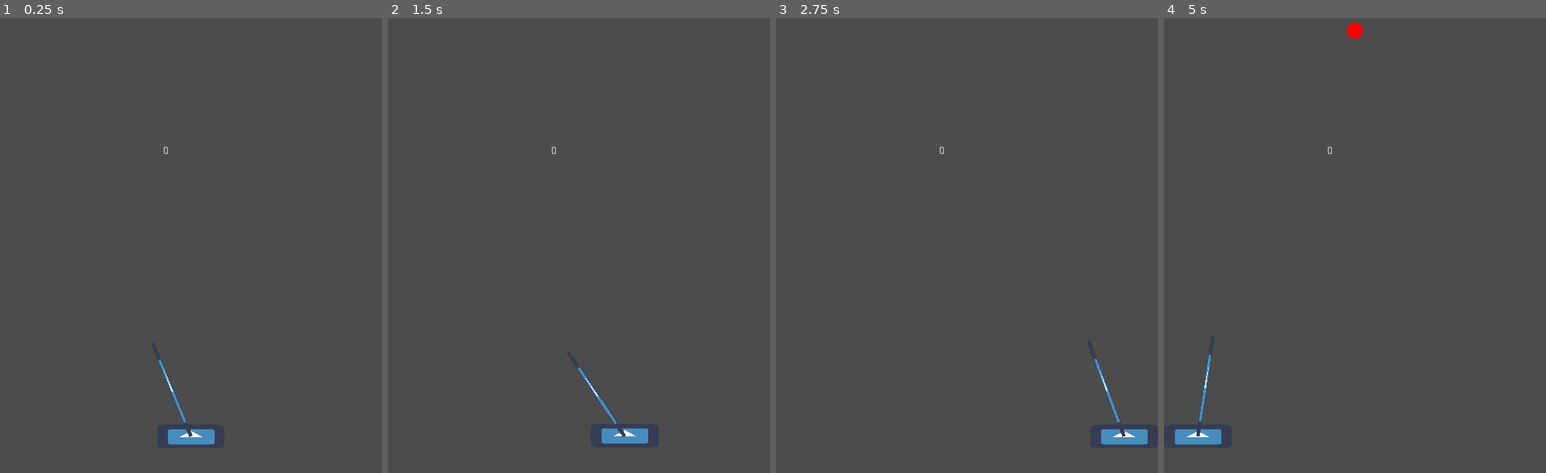
Above: before the commit, frames 1-4 (left to right).
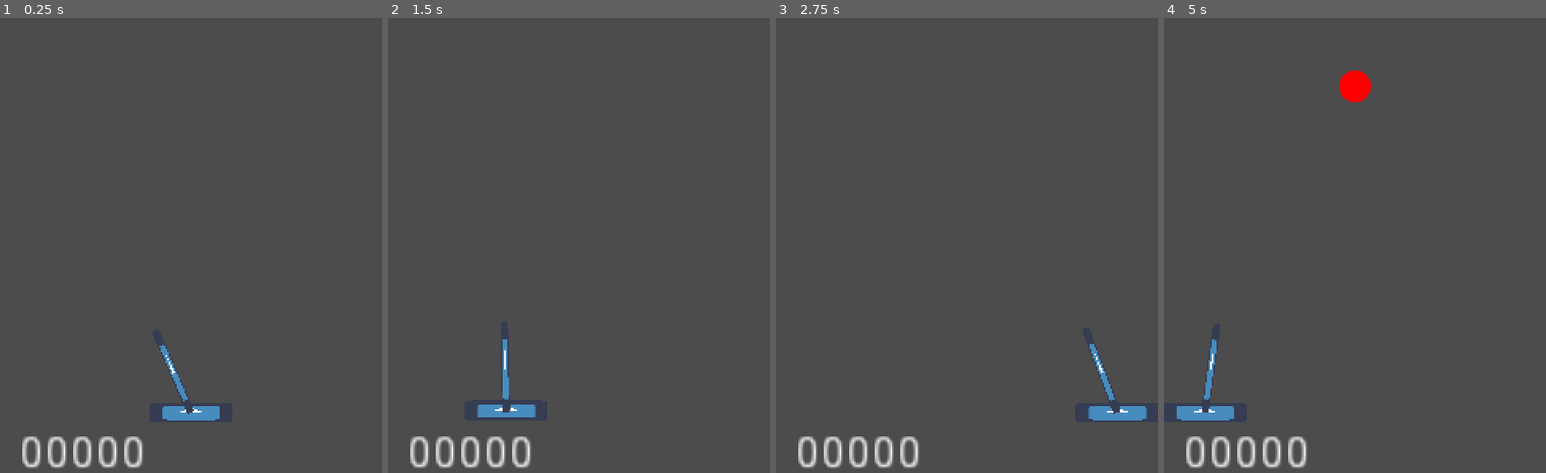
Above: after the commit, the same moments.

Repository: leogeier/impact_juggling
Game: Godot game, scene res://Main/Main.tscn
The game is run twice, just before and just after one commit, with the same random seed, the same clock (stepped at 60 frames per second) and the same inputs. The engine's default icon, where the game draws it, is replaced by a stand-in: a white triangle on a blue panel in a dark square.
Inputs (mouse positions are in pixels of both pictures, inside the frame that each line leads up to):
- Up to frame 1 (0.25 s): no input
- Up to frame 2 (1.5 s): tap Enter at 0.5 s; move the mouse to (663, 204) at 0.52 s; hold Right (ui_right) 0.53-1.28 s; tap Space (fire) at 0.6, 1.25, 1.35 s; move the mouse to (502, 254) at 1.27 s; hold Left (ui_left) from 1.28 s (still down)
- Up to frame 3 (2.75 s): move the mouse to (1005, 118) at 2.02 s; release Left (ui_left) at 2.03 s; hold Right (ui_right) from 2.03 s (still down); tap Space (fire) at 2.1 s
- Up to frame 4 (5 s): move the mouse to (1335, 331) at 2.77 s; tap Space (fire) at 2.85, 3.6, 4.35 s; tap Enter at 3.5 s; move the mouse to (1469, 304) at 3.52 s; release Right (ui_right) at 3.53 s; hold Left (ui_left) from 3.53 s (still down); move the mouse to (1240, 154) at 4.27 s

The runs differ from the first frame. In frame 1, 2.2% of the frame differs, in the area x 5-58%, y 28-99%; in frame 2, 2.2%; in frame 3, 2.1%; in frame 4, 2.7%, in the area x 2-55%, y 1-99%.

Commit message:
reduce resolution

Diff:
--- a/ld-47/Ball/Ball.gd
+++ b/ld-47/Ball/Ball.gd
@@ -1,7 +1,7 @@
 extends KinematicBody2D
 
-export var gravity = 9
-export var max_speed = 12
+export var gravity = 4.5
+export var max_speed = 6
 
 var velocity = Vector2()
 
--- a/ld-47/Collectible/Collectible.tscn
+++ b/ld-47/Collectible/Collectible.tscn
@@ -4,13 +4,13 @@
 [ext_resource path="res://Collectible/Collectible.png" type="Texture" id=2]
 
 [sub_resource type="CircleShape2D" id=1]
-radius = 30.0
+radius = 14.5516
 
 [node name="Collectible" type="Area2D"]
 script = ExtResource( 1 )
 
 [node name="Collectible" type="Sprite" parent="."]
-scale = Vector2( 1.16935, 1.16935 )
+scale = Vector2( 0.578568, 0.578568 )
 texture = ExtResource( 2 )
 
 [node name="CollisionShape2D" type="CollisionShape2D" parent="."]
--- a/ld-47/DirArrow/DirArrow.tscn
+++ b/ld-47/DirArrow/DirArrow.tscn
@@ -7,6 +7,6 @@
 script = ExtResource( 2 )
 
 [node name="icon" type="Sprite" parent="."]
-position = Vector2( 0, -64 )
-scale = Vector2( 0.0385782, 1 )
+position = Vector2( 0, -28.2932 )
+scale = Vector2( 0.0385782, 0.442082 )
 texture = ExtResource( 1 )
--- a/ld-47/Main/Main.tscn
+++ b/ld-47/Main/Main.tscn
@@ -21,10 +21,10 @@
 script = ExtResource( 6 )
 
 [node name="Paddle" parent="." instance=ExtResource( 1 )]
-position = Vector2( 240, 580 )
+position = Vector2( 120, 275 )
 
 [node name="BallSpawner" parent="." instance=ExtResource( 2 )]
-position = Vector2( 240, 70 )
+position = Vector2( 120, 70 )
 
 [node name="Left Wall" parent="." instance=ExtResource( 3 )]
 position = Vector2( -10, 320 )
@@ -33,7 +33,7 @@
 shape = SubResource( 1 )
 
 [node name="Right Wall" parent="." instance=ExtResource( 3 )]
-position = Vector2( 490, 320 )
+position = Vector2( 250, 320 )
 
 [node name="CollisionShape2D" type="CollisionShape2D" parent="Right Wall"]
 shape = SubResource( 1 )
@@ -46,13 +46,15 @@
 shape = SubResource( 2 )
 
 [node name="ScoreDisplay" parent="." instance=ExtResource( 4 )]
-position = Vector2( 204.471, 214.479 )
+position = Vector2( 11.7164, 287.85 )
 
 [node name="BallDetector" parent="." instance=ExtResource( 5 )]
-position = Vector2( 240, 680 )
+position = Vector2( 240, 360 )
 
 [node name="CollisionShape2D" type="CollisionShape2D" parent="BallDetector"]
+position = Vector2( -0.833618, 0 )
 shape = SubResource( 3 )
 
 [node name="CollectibleSpawner" parent="." instance=ExtResource( 7 )]
-position = Vector2( 240, 240 )
+position = Vector2( 120, 120 )
+extent = Vector2( 100, 100 )
--- a/ld-47/Paddle/Paddle.tscn
+++ b/ld-47/Paddle/Paddle.tscn
@@ -5,7 +5,7 @@
 [ext_resource path="res://DirArrow/DirArrow.tscn" type="PackedScene" id=3]
 
 [sub_resource type="RectangleShape2D" id=1]
-extents = Vector2( 42.5585, 14.9174 )
+extents = Vector2( 25.6502, 6.52312 )
 
 [node name="Paddle" type="KinematicBody2D" groups=[
 "reflectable",
@@ -14,7 +14,7 @@
 script = ExtResource( 2 )
 
 [node name="icon" type="Sprite" parent="."]
-scale = Vector2( 0.658658, 0.229775 )
+scale = Vector2( 0.405652, 0.101155 )
 texture = ExtResource( 1 )
 
 [node name="DirArrow" parent="." instance=ExtResource( 3 )]
--- a/ld-47/Score/ScoreDisplay.gd
+++ b/ld-47/Score/ScoreDisplay.gd
@@ -1,7 +1,11 @@
 extends Node2D
 
 func update_score():
-	$Label.text = String(ScoreTracker.score)
+	var text = String(ScoreTracker.score)
+	if text.length() < 5:
+		for i in range(5 - text.length()):
+			text = "0" + text
+	$Label.text = text
 
 func _ready():
 	ScoreTracker.connect("score_changed", self, "update_score")
--- a/ld-47/Score/ScoreDisplay.tscn
+++ b/ld-47/Score/ScoreDisplay.tscn
@@ -8,6 +8,8 @@
 [node name="Label" type="Label" parent="."]
 margin_right = 40.0
 margin_bottom = 14.0
+rect_scale = Vector2( 2, 2 )
+text = "00000"
 __meta__ = {
 "_edit_use_anchors_": false
 }
--- a/ld-47/project.godot
+++ b/ld-47/project.godot
@@ -25,8 +25,10 @@
 
 [display]
 
-window/size/width=480
-window/size/height=640
+window/size/width=240
+window/size/height=320
+window/size/test_width=480
+window/size/test_height=640
 window/stretch/mode="viewport"
 window/stretch/aspect="keep"
 
